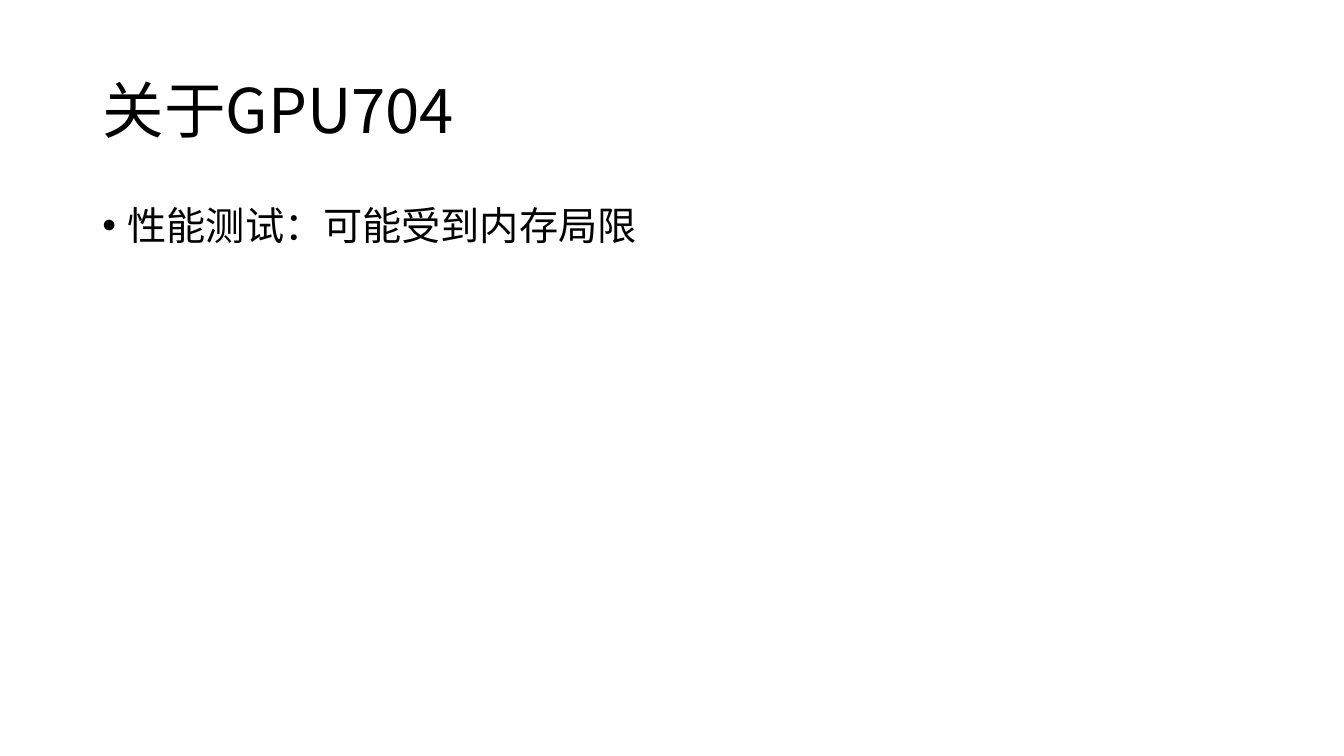
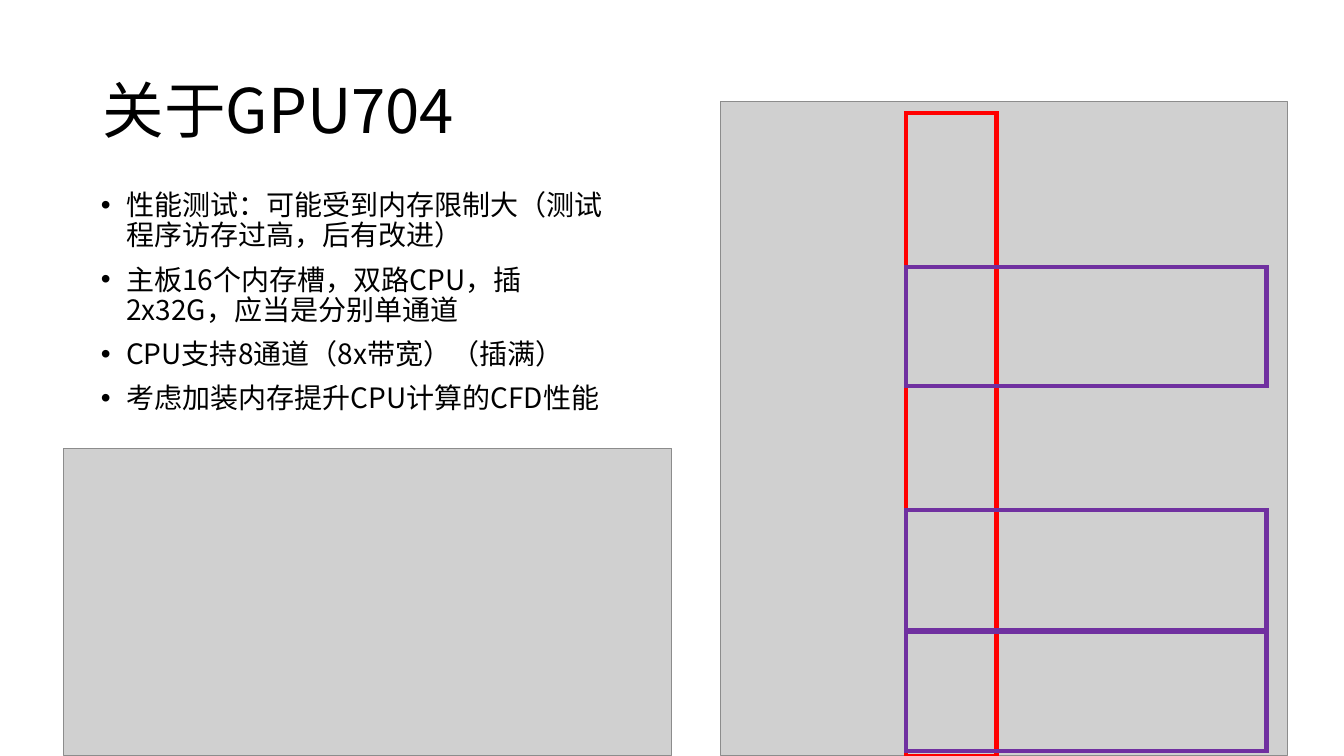
Before and after one commit to harryzhou2000/DNDS, a slide deck: slide 7 of notes/组会20220506.pptx. Drawn at 1344x756 pixels with LibreOffice and Linux fonts; fonts in the diff are those of the drawing; grey boxes stand for pictures. Boxes give left, top, right and bottom in pixels: in the first picture for what was removed or moved away, otherwise in the second. Text is boxed around its words. In the diff, an @@ line names an element or a change of style, - is before the commit and + after.

```diff
--- a/notes/组会20220506.pptx
+++ b/notes/组会20220506.pptx
@@ picture added at box(721, 102, 1288, 756) @@
@@ rectangle added at box(906, 113, 996, 756), outline #FF0000 3 pt @@
@@ text at box(126, 191, 603, 411): text changed; size 28 to 20 pt @@
-• 性能测试：可能受到内存局限
+• 性能测试：可能受到内存限制大（测试程序访存过高，后有改进）
+• 主板16个内存槽，双路CPU，插2x32G，应当是分别单通道
+• CPU支持8通道（8x带宽）（插满）
+• 考虑加装内存提升CPU计算的CFD性能
@@ rectangle added at box(906, 267, 1266, 386), outline #7030A0 3 pt @@
@@ picture added at box(64, 449, 671, 756) @@
@@ rectangle added at box(906, 510, 1266, 629), outline #7030A0 3 pt @@
@@ rectangle added at box(906, 632, 1266, 751), outline #7030A0 3 pt @@
```
Also in this commit, not shown: 1 other slide changed.
